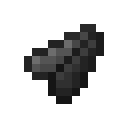
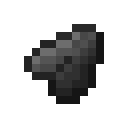
Layers edited between the first and the second 128px x 128px image:
added layer "Layer #1" above "Layer" over [72, 32, 96, 56]
painted on "Layer" over [40, 24, 104, 104]
